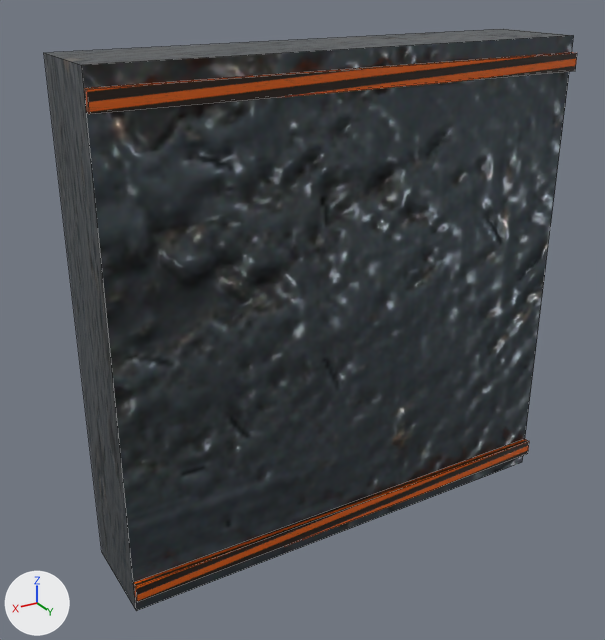
One commit to the Blender file source/connector_ramp.blend: the scene before it, then after it.
Rendered twice from a camera (50 mm lens) standing at (0.872, 1.235, 0.639) and looking at (0.047, -0.14, -0.049). Every picture has the same lights, and +X, +Y and +Z are marked at lower left. The first picture is the older version. Mesh edges are drawn as thin lines.

The scene before the commit, as lines of its bpy script (objects in view):
```python
me_cube = bpy.data.meshes.new('Cube')
me_cube.from_pydata(...)  # a box spanning x -0.5..0.5, y -0.1..0.1, z -0.5..0.5
me_cube.materials.append(mat_rampsteel)
me_cube_001 = bpy.data.meshes.new('Cube.001')
me_cube_001.from_pydata(...)  # a box spanning x -0.5..0.5, y -0.007..0.007, z -0.018..0.018
me_cube_001.materials.append(mat_ramphazard)
me_cube_002 = bpy.data.meshes.new('Cube.002')
me_cube_002.from_pydata(...)  # a box spanning x -0.5..0.5, y -0.007..0.007, z -0.018..0.018
me_cube_002.materials.append(mat_ramphazard)
ob_rampdeck = bpy.data.objects.new('RampDeck', me_cube)
ob_rampdeck.location = (0.0, -0.1, 0.0)
ob_safetystripe = bpy.data.objects.new('SafetyStripe', me_cube_001)
ob_safetystripe.location = (0.0, 0.007, -0.45)
ob_safetystripe_001 = bpy.data.objects.new('SafetyStripe.001', me_cube_002)
ob_safetystripe_001.location = (0.0, 0.007, 0.45)
```
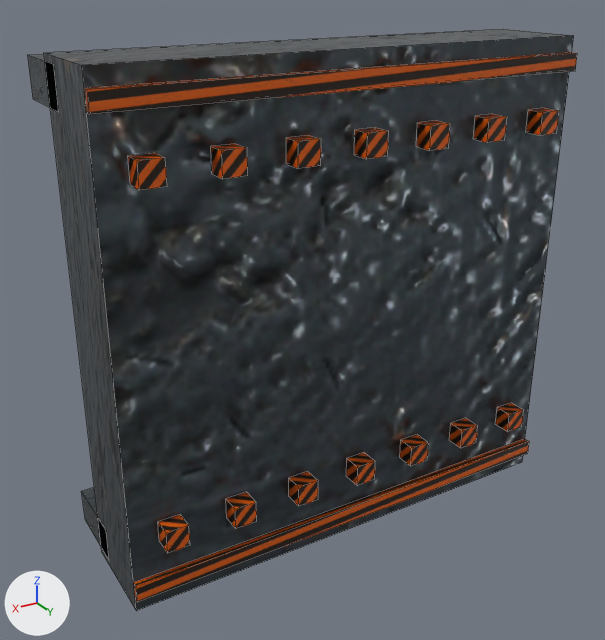
The change, as a list of edits to the scene's bpy script:
```text
Add me_cube_025:
    me_cube_025.from_pydata(...)  # a box spanning x -0.0225..0.0225, y -0.02..0.02, z -0.0225..0.0225
    me_cube_025.materials.append(mat_ramphazard)
Add me_cube_003:
    me_cube_003.from_pydata(...)  # a box spanning x -0.5..0.5, y -0.08..0.08, z -0.038..0.038
    me_cube_003.materials.append(mat_rampsteel)
Add ob_rampbolt60_34:
    ob_rampbolt60_34 = bpy.data.objects.new('RampBolt60.34', me_cube_025)
    ob_rampbolt60_34.location = (0.42, 0.018, 0.34)
Add ob_rampbolt6_0_34:
    ob_rampbolt6_0_34 = bpy.data.objects.new('RampBolt6-0.34', me_cube_025.copy())
    ob_rampbolt6_0_34.location = (0.42, 0.018, -0.34)
Add ob_rampbolt50_34:
    ob_rampbolt50_34 = bpy.data.objects.new('RampBolt50.34', me_cube_025.copy())
    ob_rampbolt50_34.location = (0.28, 0.018, 0.34)
Add ob_rampbolt5_0_34:
    ob_rampbolt5_0_34 = bpy.data.objects.new('RampBolt5-0.34', me_cube_025.copy())
    ob_rampbolt5_0_34.location = (0.28, 0.018, -0.34)
Add ob_rampbolt40_34:
    ob_rampbolt40_34 = bpy.data.objects.new('RampBolt40.34', me_cube_025.copy())
    ob_rampbolt40_34.location = (0.14, 0.018, 0.34)
Add ob_rampbolt4_0_34:
    ob_rampbolt4_0_34 = bpy.data.objects.new('RampBolt4-0.34', me_cube_025.copy())
    ob_rampbolt4_0_34.location = (0.14, 0.018, -0.34)
Add ob_rampbolt30_34:
    ob_rampbolt30_34 = bpy.data.objects.new('RampBolt30.34', me_cube_025.copy())
    ob_rampbolt30_34.location = (0.0, 0.018, 0.34)
Add ob_rampbolt3_0_34:
    ob_rampbolt3_0_34 = bpy.data.objects.new('RampBolt3-0.34', me_cube_025.copy())
    ob_rampbolt3_0_34.location = (0.0, 0.018, -0.34)
Add ob_rampbolt20_34:
    ob_rampbolt20_34 = bpy.data.objects.new('RampBolt20.34', me_cube_025.copy())
    ob_rampbolt20_34.location = (-0.14, 0.018, 0.34)
Add ob_rampbolt2_0_34:
    ob_rampbolt2_0_34 = bpy.data.objects.new('RampBolt2-0.34', me_cube_025.copy())
    ob_rampbolt2_0_34.location = (-0.14, 0.018, -0.34)
Add ob_rampbolt10_34:
    ob_rampbolt10_34 = bpy.data.objects.new('RampBolt10.34', me_cube_025.copy())
    ob_rampbolt10_34.location = (-0.28, 0.018, 0.34)
Add ob_rampbolt1_0_34:
    ob_rampbolt1_0_34 = bpy.data.objects.new('RampBolt1-0.34', me_cube_025.copy())
    ob_rampbolt1_0_34.location = (-0.28, 0.018, -0.34)
Add ob_rampbolt00_34:
    ob_rampbolt00_34 = bpy.data.objects.new('RampBolt00.34', me_cube_025.copy())
    ob_rampbolt00_34.location = (-0.42, 0.018, 0.34)
Add ob_rampbolt0_0_34:
    ob_rampbolt0_0_34 = bpy.data.objects.new('RampBolt0-0.34', me_cube_025.copy())
    ob_rampbolt0_0_34.location = (-0.42, 0.018, -0.34)
Add ob_rampsidechord0_45:
    ob_rampsidechord0_45 = bpy.data.objects.new('RampSideChord0.45', me_cube_003)
    ob_rampsidechord0_45.location = (0.0, -0.23, 0.45)
Add ob_rampsidechord_0_45:
    ob_rampsidechord_0_45 = bpy.data.objects.new('RampSideChord-0.45', me_cube_003.copy())
    ob_rampsidechord_0_45.location = (0.0, -0.23, -0.45)
```

Pixel boxes [x1, y1, x2, y2] of what changed, in the pictures (605 x 640 px):
'RampBolt60.34', added
    after: [128, 153, 167, 190]
'RampBolt50.34', added
    after: [211, 144, 248, 179]
'RampSideChord0.45', added
    after: [28, 54, 59, 112]
'RampBolt40.34', added (brown)
    after: [287, 135, 321, 169]
'RampBolt30.34', added
    after: [355, 127, 389, 159]
'RampBolt6-0.34', added (brown)
    after: [158, 515, 190, 553]
'RampBolt20.34', added (brown)
    after: [417, 120, 450, 151]
'RampBolt5-0.34', added (brown)
    after: [226, 493, 257, 529]
'RampBolt10.34', added (brown)
    after: [474, 114, 507, 143]
'RampBolt4-0.34', added (brown)
    after: [289, 472, 318, 506]
'RampBolt00.34', added (brown)
    after: [527, 108, 559, 135]
'RampSideChord-0.45', added
    after: [81, 488, 109, 559]
'RampBolt3-0.34', added (brown)
    after: [347, 453, 375, 486]
'RampBolt2-0.34', added (brown)
    after: [400, 435, 429, 466]
'RampBolt1-0.34', added (brown)
    after: [450, 418, 478, 448]
'RampBolt0-0.34', added (brown)
    after: [496, 403, 524, 432]
